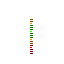
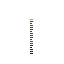
Layered file, before and after one edit (64x64). Changes by layer:
painted on "Layer 1" over [30, 23, 32, 48]
